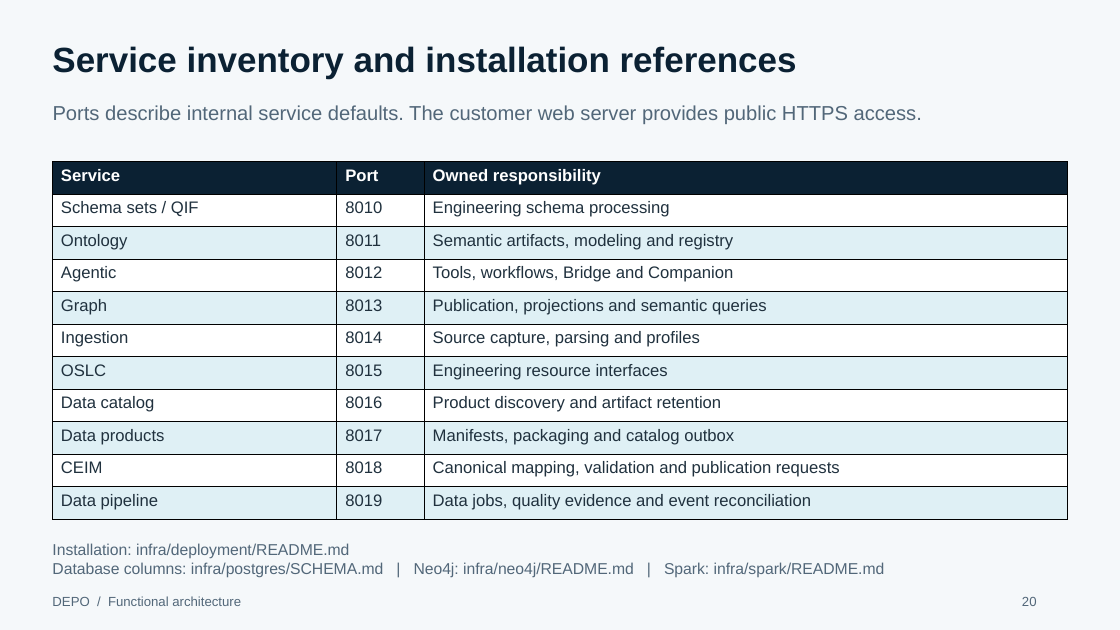
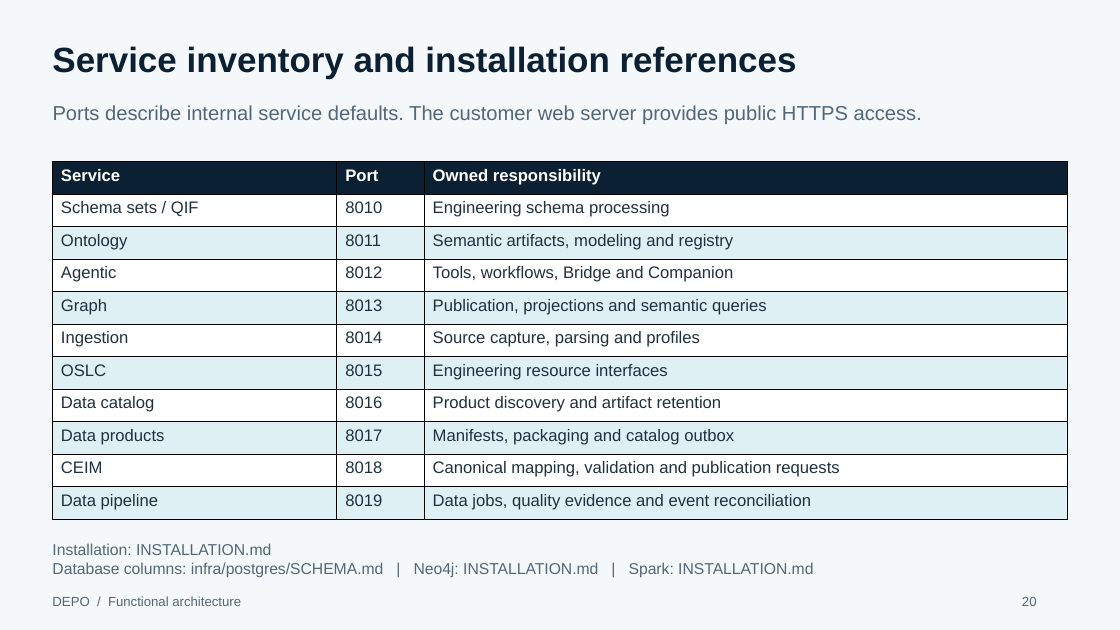
Before and after one commit to dparitosh/PMem, a slide deck: slide 20 of deliverables/DEPO_Functional_Architecture_and_Deployment.pptx. Drawn at 1120x630 pixels with LibreOffice and Linux fonts; fonts in the diff are those of the drawing. Boxes give left, top, right and bottom in pixels: in the first picture for what was removed or moved away, otherwise in the second. Text is boxed around its words. In the diff, an @@ line names an element or a change of style, - is before the commit and + after.

```diff
--- a/deliverables/DEPO_Functional_Architecture_and_Deployment.pptx
+++ b/deliverables/DEPO_Functional_Architecture_and_Deployment.pptx
@@ text at bbox=[52, 543, 813, 578]: text changed @@
-Installation: infra/deployment/README.md
-Database columns: infra/postgres/SCHEMA.md | Neo4j: infra/neo4j/README.md | Spark: infra/spark/README.md
+Installation: INSTALLATION.md
+Database columns: infra/postgres/SCHEMA.md | Neo4j: INSTALLATION.md | Spark: INSTALLATION.md
```
Also in this commit, not shown: 9 other files.
